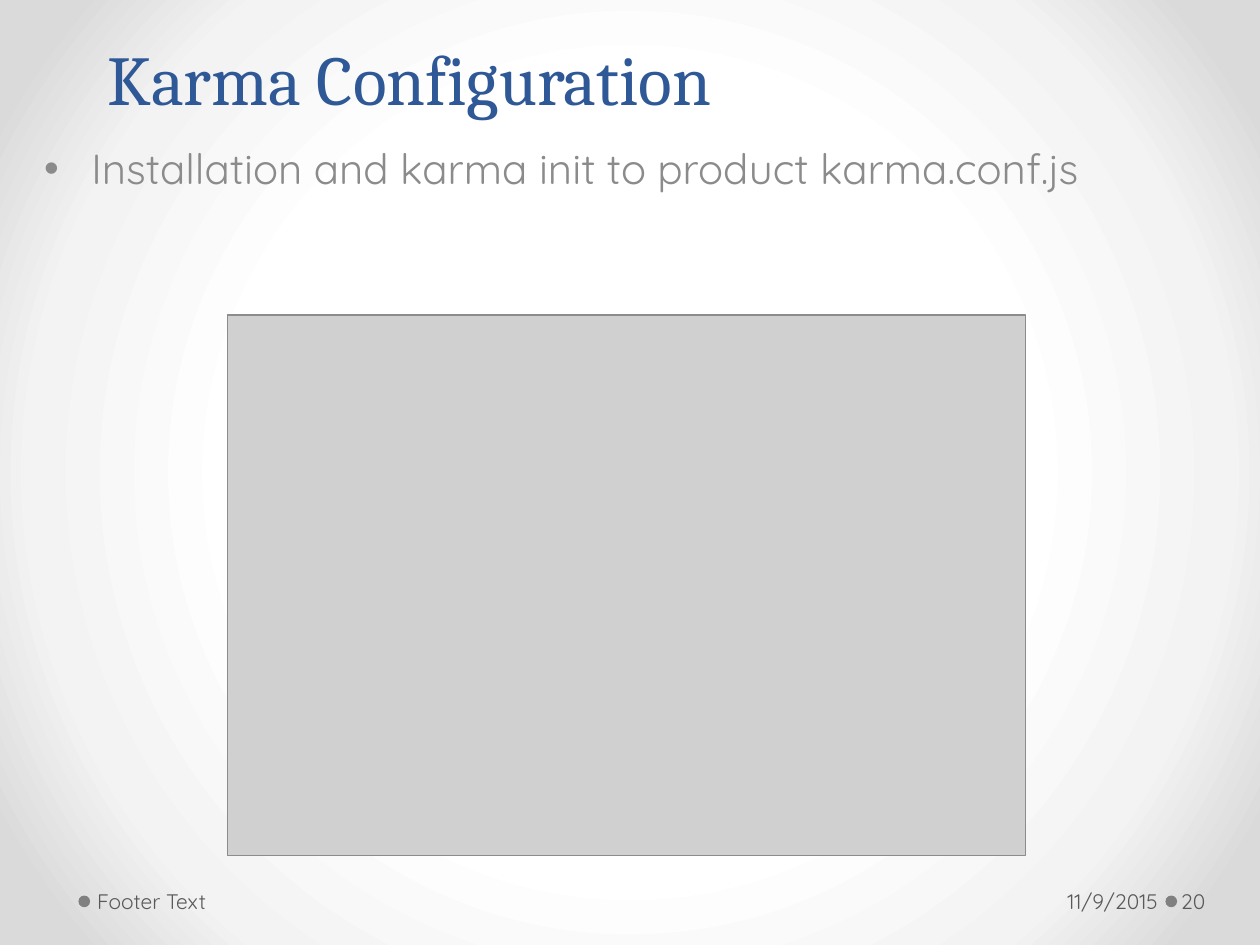
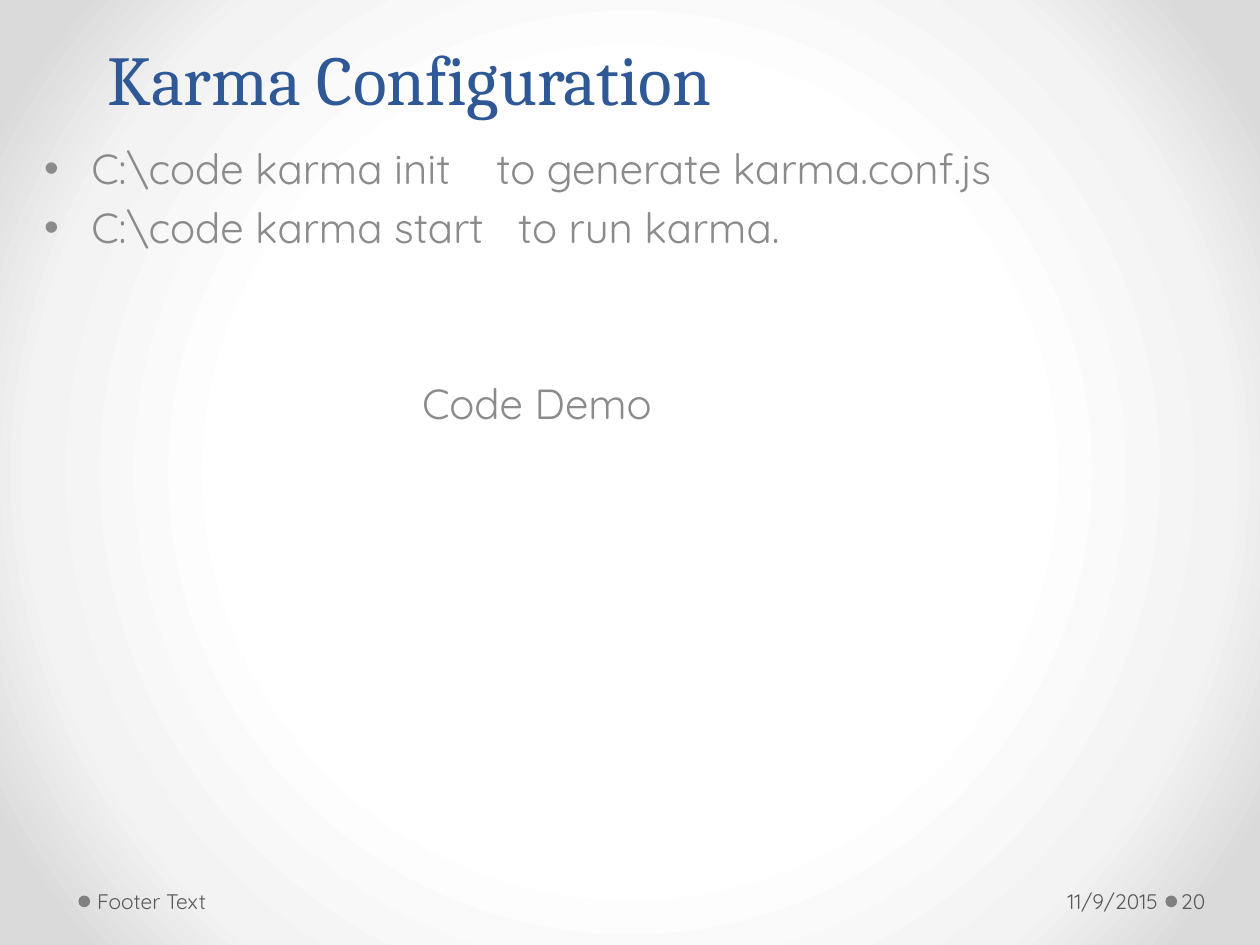
Before and after one commit to h-t-tran/work, a slide deck: slide 20 of brownbag/jamine/tech-presentation-jasmine.pptx. Drawn at 1260x945 pixels with LibreOffice and Linux fonts; fonts in the diff are those of the drawing; grey boxes stand for pictures. Boxes give left, top, right and bottom in pixels: in the first picture for what was removed or moved away, otherwise in the second. Text is boxed around its words. In the diff, an @@ line names an element or a change of style, - is before the commit and + after.

```diff
--- a/brownbag/jamine/tech-presentation-jasmine.pptx
+++ b/brownbag/jamine/tech-presentation-jasmine.pptx
@@ text at (x1=91, y1=150, x2=991, y2=420): text changed @@
-• Installation and karma init to product karma.conf.js
+• C:\code karma init to generate karma.conf.js
+• C:\code karma start to run karma.
+Code Demo
@@ picture removed at (x1=228, y1=315, x2=1026, y2=856) @@
```
Also in this commit, not shown: 3 other slides changed, 2 other files.
